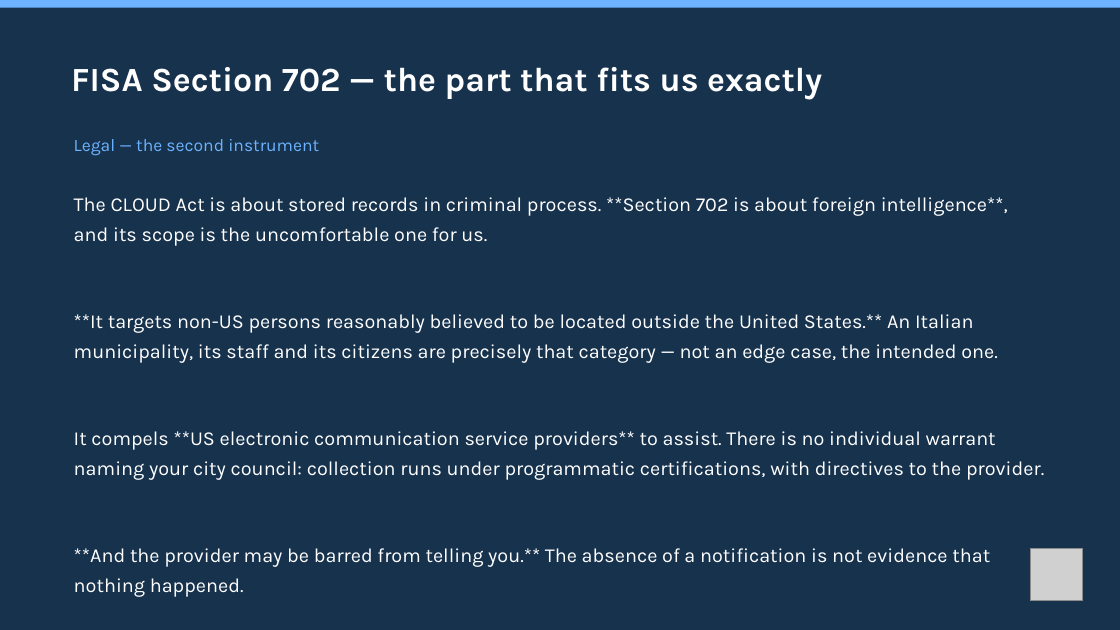
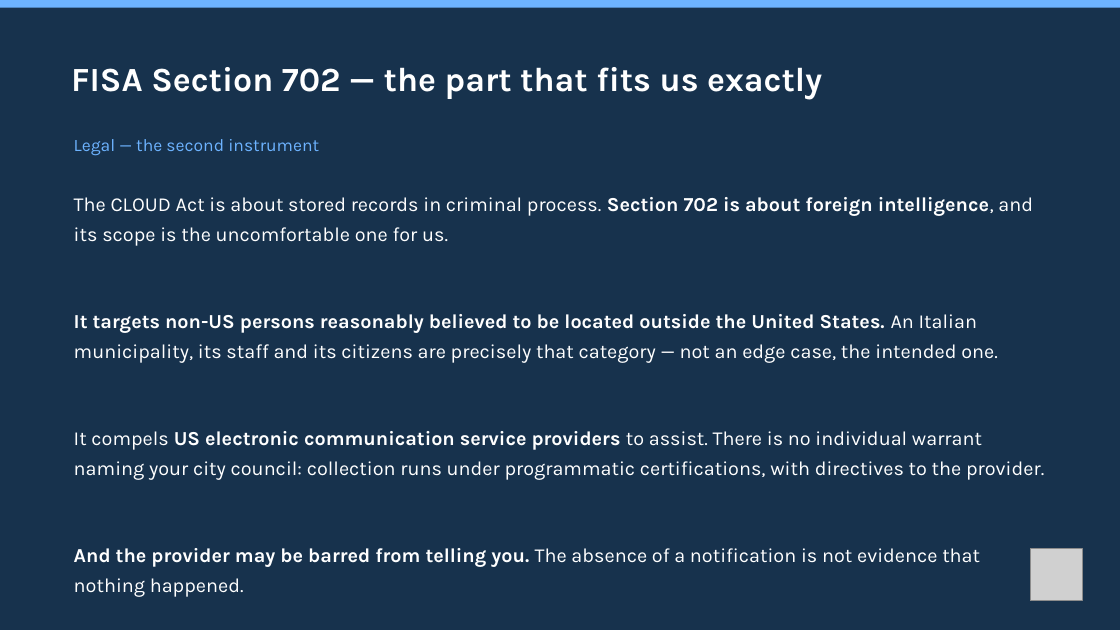
Before and after one commit to mxmap-it/osservatorio-nazionale-sovranita-digitale, a slide deck: slide 20 of static/slide/sfscon-2026-mxmap-italia.pptx. Drawn at 1120x630 pixels with LibreOffice and Linux fonts; fonts in the diff are those of the drawing; grey boxes stand for pictures. Boxes give left, top, right and bottom in pixels: in the first picture for what was removed or moved away, otherwise in the second. Text is boxed around its words. In the diff, an @@ line names an element or a change of style, - is before the commit and + after.

```diff
--- a/static/slide/sfscon-2026-mxmap-italia.pptx
+++ b/static/slide/sfscon-2026-mxmap-italia.pptx
@@ text at bbox=[74, 197, 1044, 563]: text changed @@
-The CLOUD Act is about stored records in criminal process. **Section 702 is about foreign intelligence**, and its scope is the uncomfortable one for us.
-**It targets non-US persons reasonably believed to be located outside the United States.** An Italian municipality, its staff and its citizens are precisely that category — not an edge case, the intended one.
-It compels **US electronic communication service providers** to assist. There is no individual warrant naming your city council: collection runs under programmatic certifications, with directives to the provider.
-**And the provider may be barred from telling you.** The absence of a notification is not evidence that nothing happened.
+The CLOUD Act is about stored records in criminal process. Section 702 is about foreign intelligence, and its scope is the uncomfortable one for us.
+It targets non-US persons reasonably believed to be located outside the United States. An Italian municipality, its staff and its citizens are precisely that category — not an edge case, the intended one.
+It compels US electronic communication service providers to assist. There is no individual warrant naming your city council: collection runs under programmatic certifications, with directives to the provider.
+And the provider may be barred from telling you. The absence of a notification is not evidence that nothing happened.
```
Also in this commit, not shown: 15 other slides changed, 1 slide added, 5 other files.
